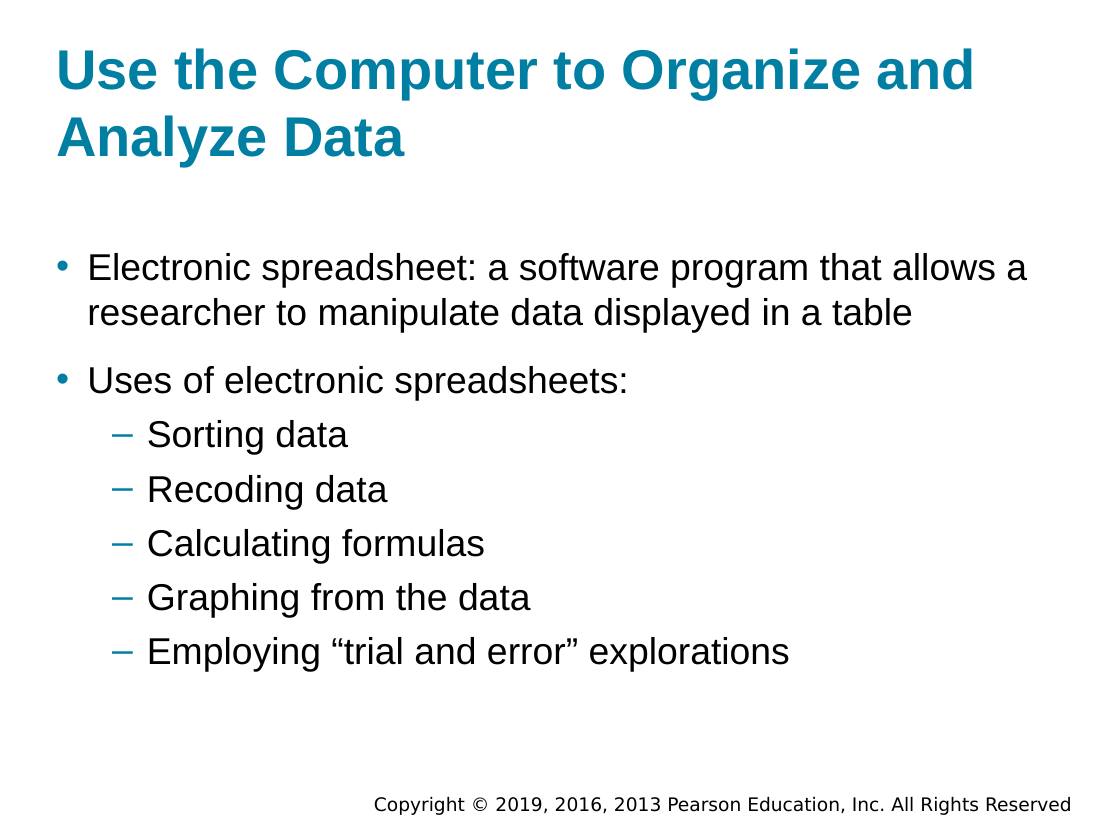
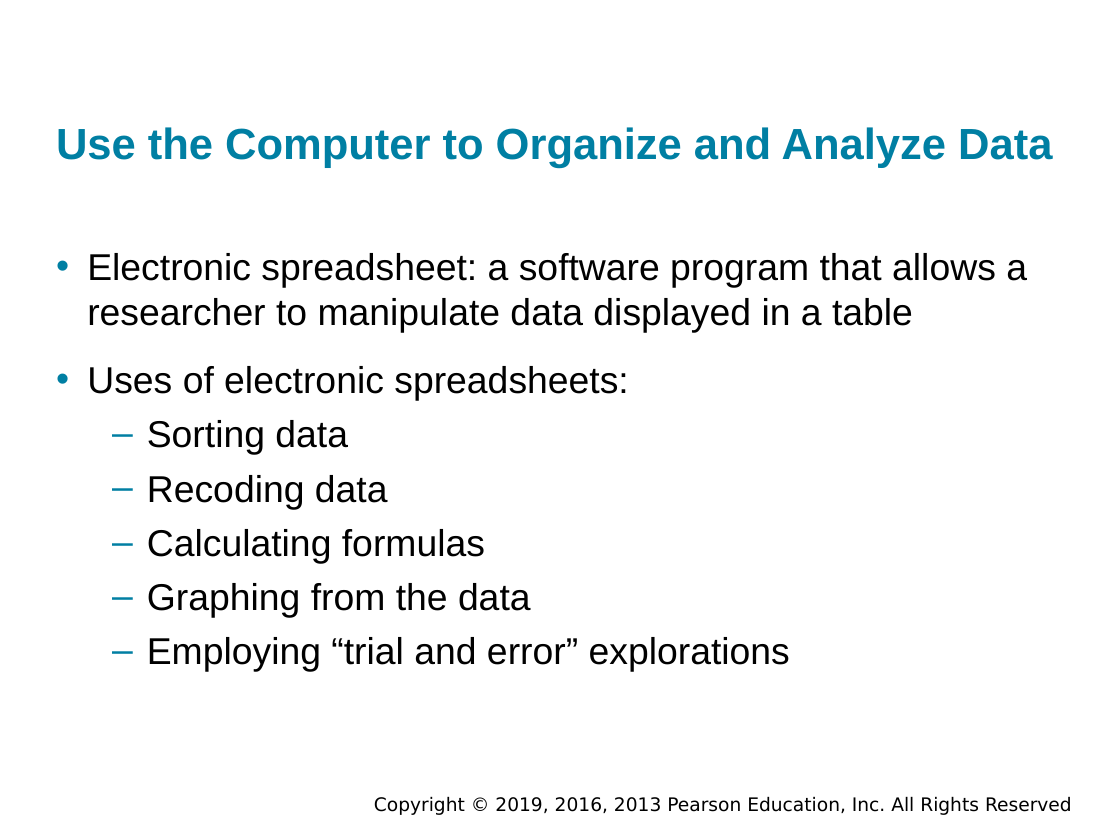
Before and after one commit to shakiliitju/Masters-in-IT, a slide deck: slide 4 of Chapter Two 1447/CSC 621 Research Methods/Lectures/Ch-11-PPTaccessible.pptx. Drawn at 1120x840 pixels with LibreOffice and Linux fonts; fonts in the diff are those of the drawing; background and template pictures are left out. Boxes give left, top, right and bottom in pixels: in the first picture for what was removed or moved away, otherwise in the second. Text is boxed around its words. In the diff, an @@ line names an element or a change of style, - is before the commit and + after.

Commit message:
Add accessible PPT PDFs and update lectures
Add accessible PDF exports for CSC 621 Research Methods (Chapters 9–12) and update the corresponding PPTX files. Also refresh IT 647 Data Mining lecture PDFs (Lecture 9 and Lecture 10). These changes provide accessible presentation PDFs and updated lecture materials.

```diff
--- a/Chapter Two 1447/CSC 621 Research Methods/Lectures/Ch-11-PPTaccessible.pptx
+++ b/Chapter Two 1447/CSC 621 Research Methods/Lectures/Ch-11-PPTaccessible.pptx
@@ title "Use the Computer to Organize ..." moved from (x1=56, y1=48, x2=976, y2=166) to (x1=56, y1=127, x2=1052, y2=168) @@
@@ title "Use the Computer to Organize ..." at (x1=56, y1=127, x2=1052, y2=168): size 36 to 28 pt @@
```
Also in this commit, not shown: 2 other slides changed, 9 other files.
